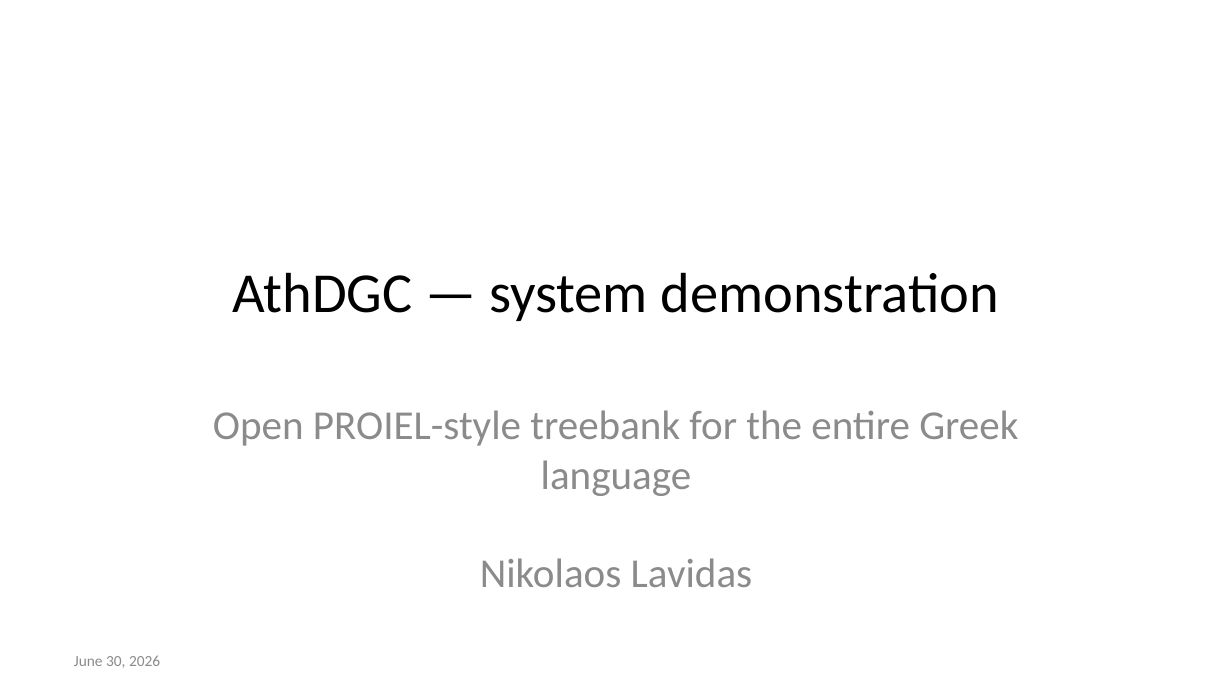
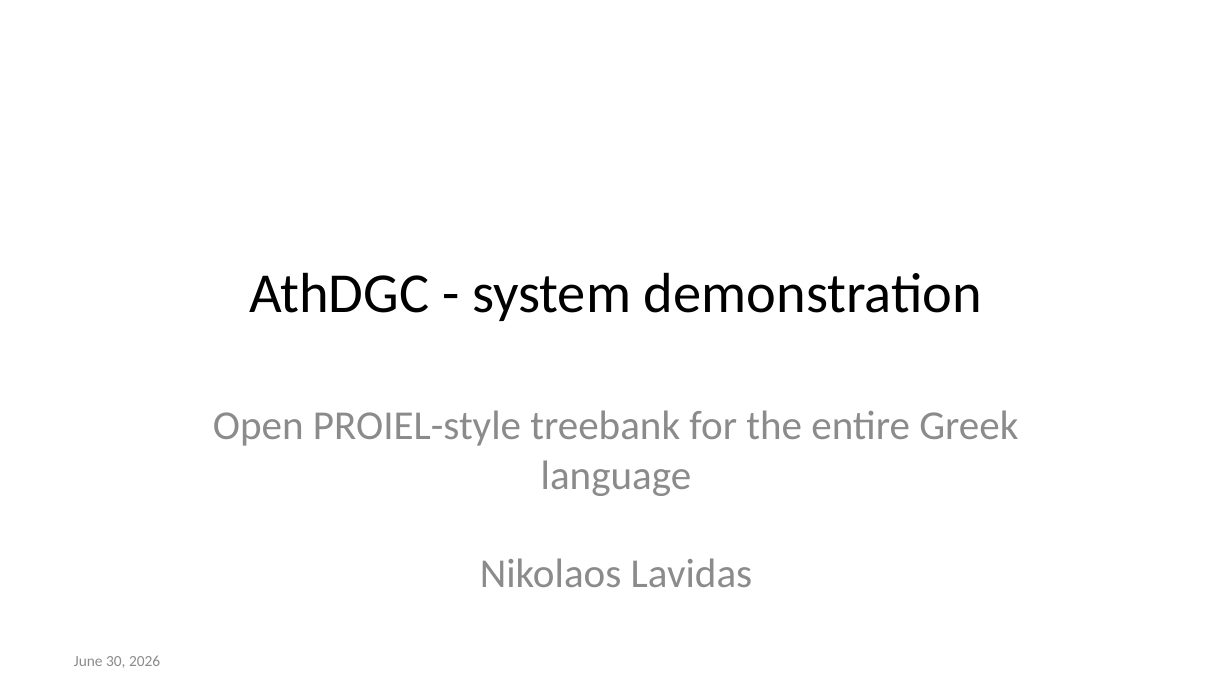
Before and after one commit to AthDGC/AthDGC.github.io, a slide deck: slide 1 of slides/lrec_demo.pptx. Drawn at 1232x693 pixels with LibreOffice and Linux fonts; fonts in the diff are those of the drawing. Boxes give left, top, right and bottom in pixels: in the first picture for what was removed or moved away, otherwise in the second. Text is boxed around its words. In the diff, an @@ line names an element or a change of style, - is before the commit and + after.

```diff
--- a/slides/lrec_demo.pptx
+++ b/slides/lrec_demo.pptx
@@ title at (x1=249, y1=272, x2=982, y2=321): text changed @@
-AthDGC — system demonstration
+AthDGC - system demonstration
```
Also in this commit, not shown: 6 other slides changed, 21 other files.
